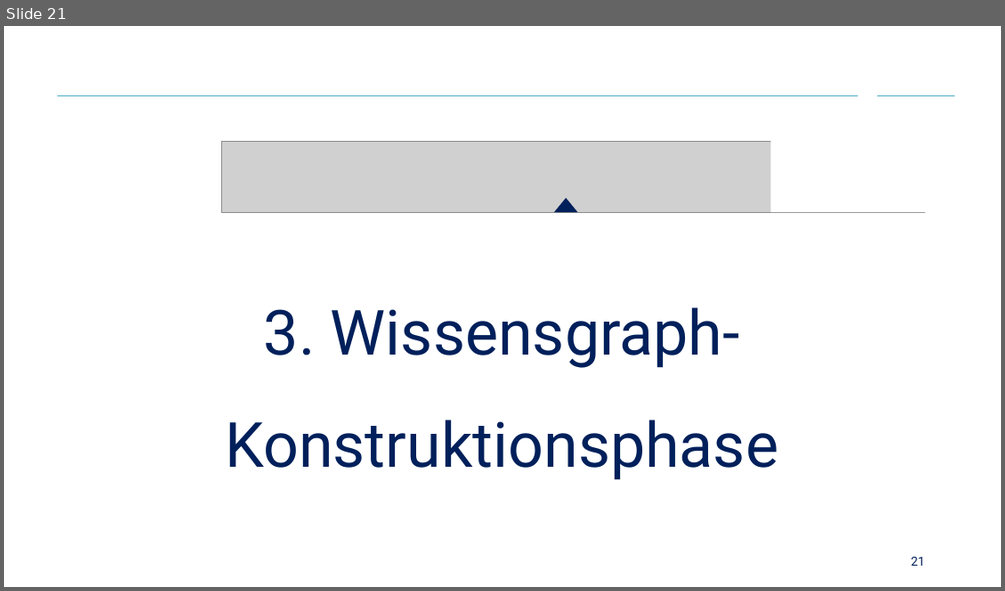
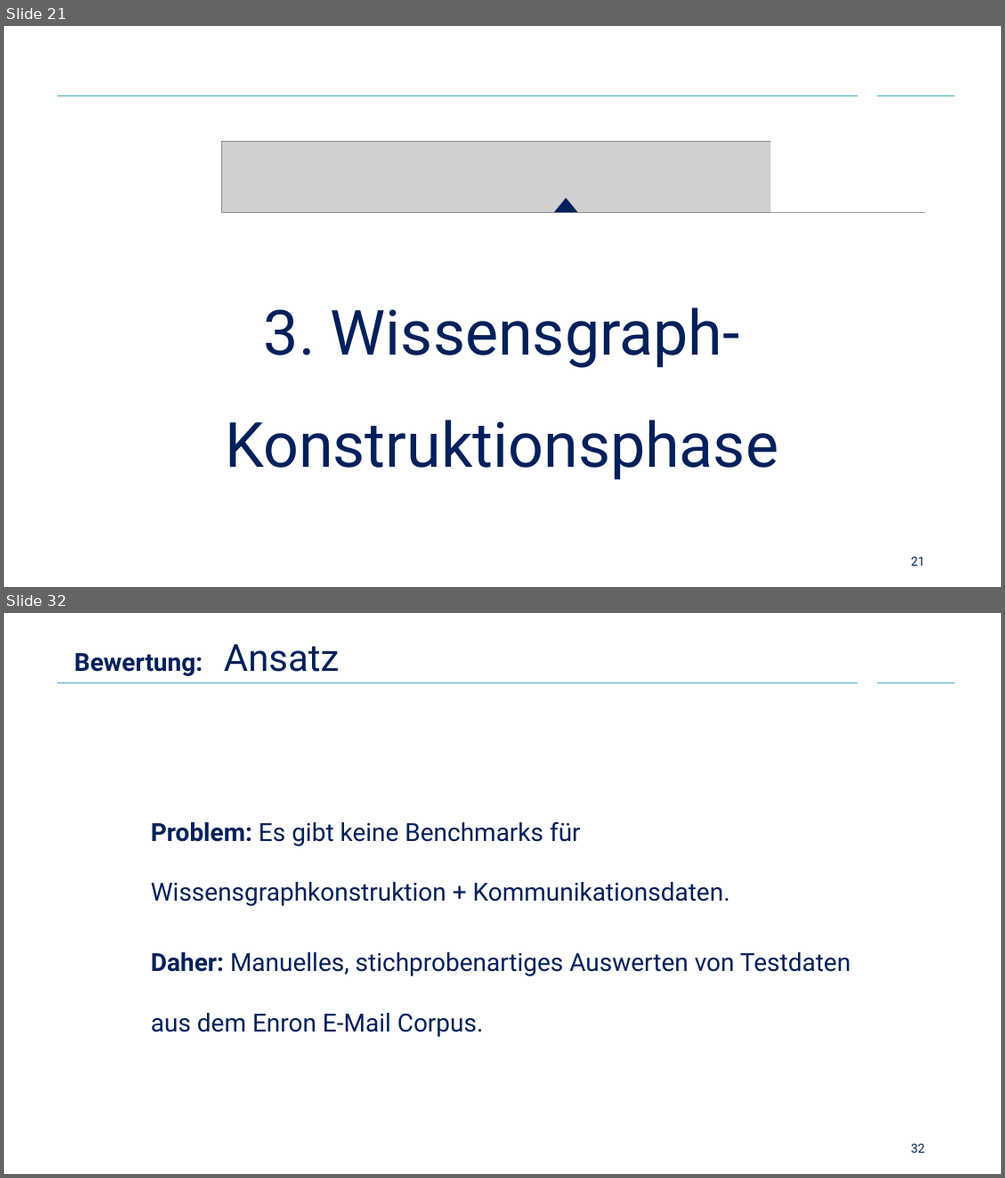
Before and after one commit to Cortys/bachelor-thesis, a slide deck: presentation/presentation.pptx. Shown one above the other, each under a label of ours: slide 21 before the commit, slides 21 and 32 after it; the slides between them are not shown. The pictures are 1005x591 and 1005x1178 pixels, drawn with LibreOffice and Linux fonts; fonts in the diff are those of the drawing; grey boxes stand for pictures; background and template pictures are left out. Boxes give left, top, right and bottom in pixels: in the first picture for what was removed or moved away, otherwise in the second. Text is boxed around its words. In the diff, an @@ line names an element or a change of style, - is before the commit and + after.

```diff
--- a/presentation/presentation.pptx
+++ b/presentation/presentation.pptx
@@ slide 32 added at (x1=4, y1=613, x2=1001, y2=1174), background #FFFFFF; not listed: 2 template elements that a slide beside it also shows @@
@@ title added at (x1=74, y1=644, x2=340, y2=676), 24 pt, text #00205B, bold @@
+Bewertung: Ansatz
@@ text added at (x1=151, y1=821, x2=850, y2=1037), 24 pt, text #00205B @@
+Problem: Es gibt keine Benchmarks für Wissensgraphkonstruktion + Kommunikationsdaten.
+Daher: Manuelles, stichprobenartiges Auswerten von Testdaten aus dem Enron E-Mail Corpus.
@@ page number added at (x1=911, y1=1143, x2=925, y2=1152), 12 pt, text #00205B @@
+32
```
Also in this commit, not shown: 2 slides changed, 15 other slides added, 13 other files.
